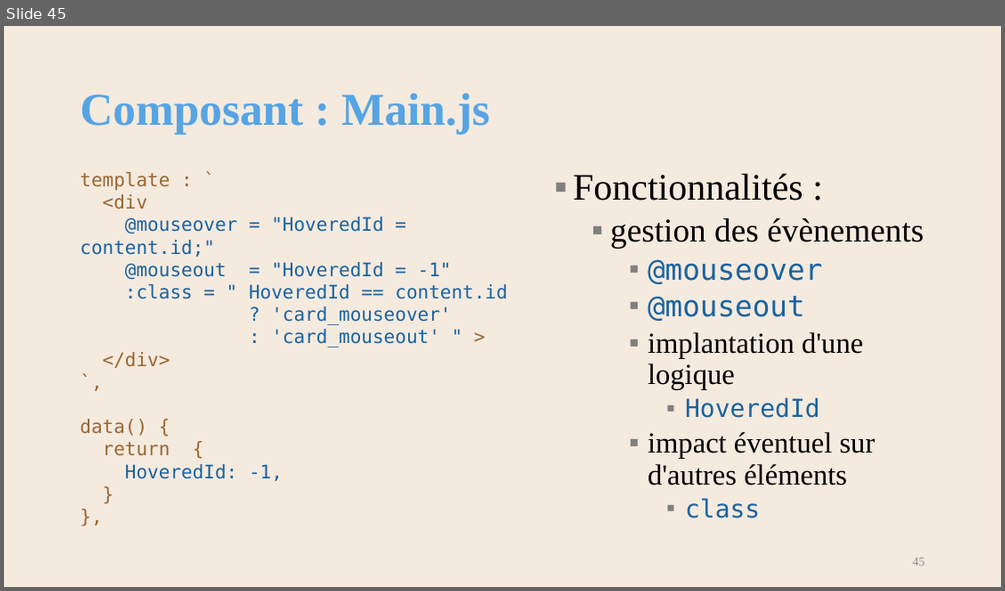
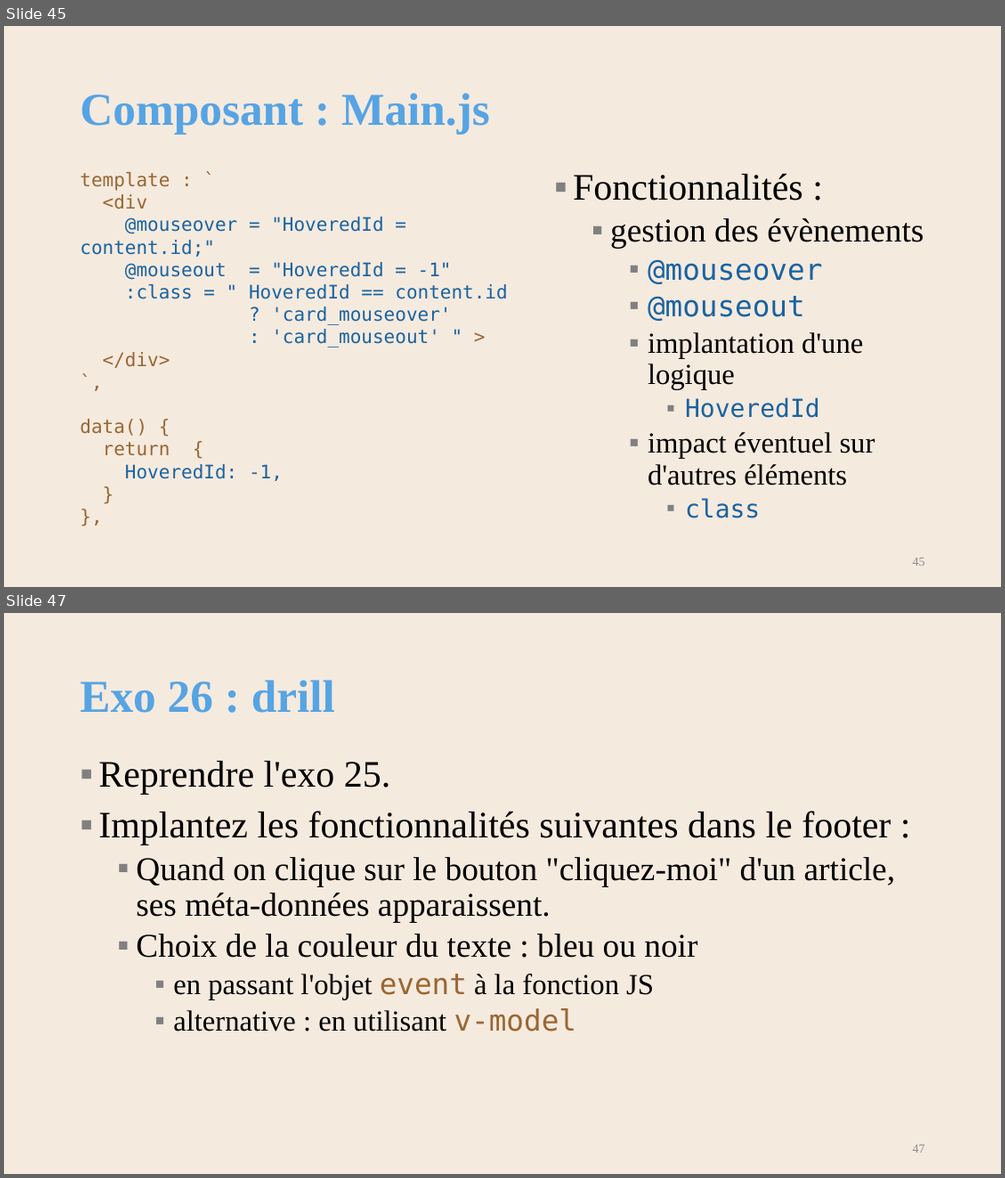
Before and after one commit to AlainWafflard/4IPW3, a slide deck: syllabus/19_composant_vuejs/syllabus_19_composant.pptx. Shown one above the other, each under a label of ours: slide 45 before the commit, slides 45 and 47 after it; the slides between them are not shown. The pictures are 1005x591 and 1005x1178 pixels, drawn with LibreOffice and Linux fonts; fonts in the diff are those of the drawing; background and template pictures are left out. Boxes give left, top, right and bottom in pixels: in the first picture for what was removed or moved away, otherwise in the second. Text is boxed around its words. In the diff, an @@ line names an element or a change of style, - is before the commit and + after.

```diff
--- a/syllabus/19_composant_vuejs/syllabus_19_composant.pptx
+++ b/syllabus/19_composant_vuejs/syllabus_19_composant.pptx
@@ slide 47 added at (x1=4, y1=613, x2=1001, y2=1174), background #F5EADE @@
@@ title added at (x1=80, y1=680, x2=335, y2=713), 44 pt, text #56A4E4, bold @@
+Exo 26 : drill
@@ text added at (x1=98, y1=761, x2=895, y2=1031), 32 pt, text #000000 @@
+▪ Reprendre l'exo 25.
+▪ Implantez les fonctionnalités suivantes dans le footer :
+  ▪ Quand on clique sur le bouton "cliquez-moi" d'un article, ses méta-données apparaissent.
+  ▪ Choix de la couleur du texte : bleu ou noir
+    ▪ en passant l'objet event à la fonction JS
+    ▪ alternative : en utilisant v-model
@@ page number added at (x1=913, y1=1144, x2=925, y2=1152), 12 pt, text #8C8C8C @@
+47
```
Also in this commit, not shown: 6 slides changed, 9 other files.
